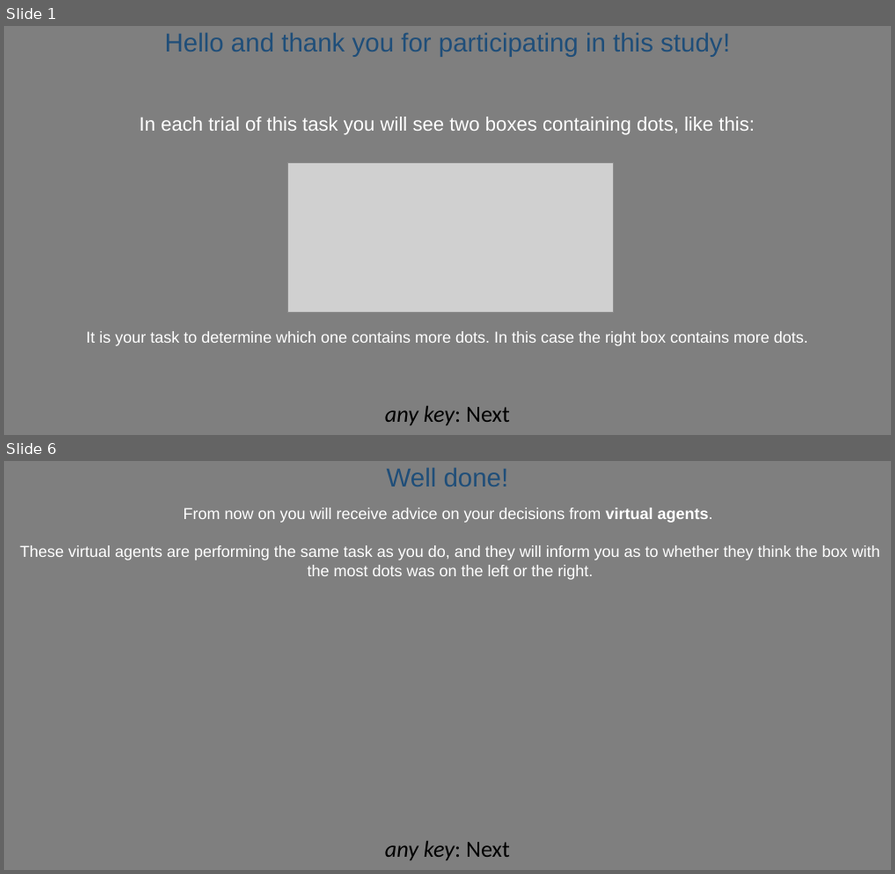
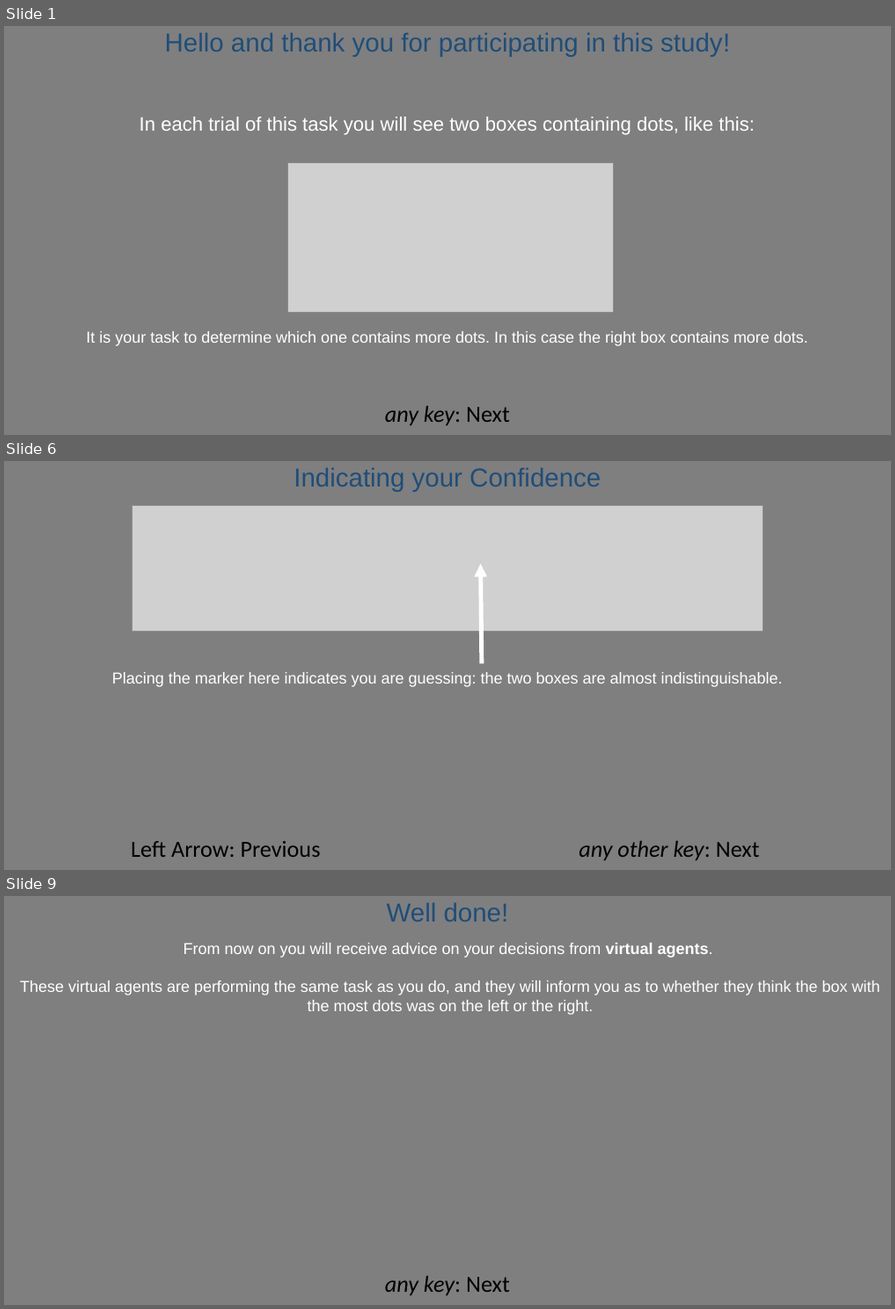
Before and after one commit to mjaquiery/nofeedback_trust, a slide deck: instructions/Instructions_AdvisorChoice_1300x600.pptx. Shown one above the other, each under a label of ours: slides 1 and 6 before the commit, slides 1, 6 and 9 after it; the slides between them are not shown. The pictures are 895x874 and 895x1309 pixels, drawn with LibreOffice and Linux fonts; fonts in the diff are those of the drawing; grey boxes stand for pictures. Boxes give left, top, right and bottom in pixels: in the first picture for what was removed or moved away, otherwise in the second. Text is boxed around its words. In the diff, an @@ line names an element or a change of style, - is before the commit and + after.

Commit message:
Instruction update
* updated how instructions are loaded
* updated instruction text to clarify use of confidence scale

```diff
--- a/instructions/Instructions_AdvisorChoice_1300x600.pptx
+++ b/instructions/Instructions_AdvisorChoice_1300x600.pptx
@@ slide 6 added at (4,461,891,870), background #7F7F7F @@
@@ text added at (294,468,601,492), 36 pt, text #1F4E79 @@
+Indicating your Confidence
@@ picture added at (132,506,763,631) @@
@@ arrow added from (482, 663) to (480, 564), #FFFFFF 6 pt @@
@@ text added at (112,672,783,687), 22 pt, text #FFFFFF @@
+Placing the marker here indicates you are guessing: the two boxes are almost indistinguishable.
@@ table added at (4,830,890,868), 1 rows, 2 columns @@
+Left Arrow: Previous | any other key: Next
@@ what was slide 6 is now slide 9 @@
```
Also in this commit, not shown: 5 slides changed, 2 other slides added, 33 other files.
